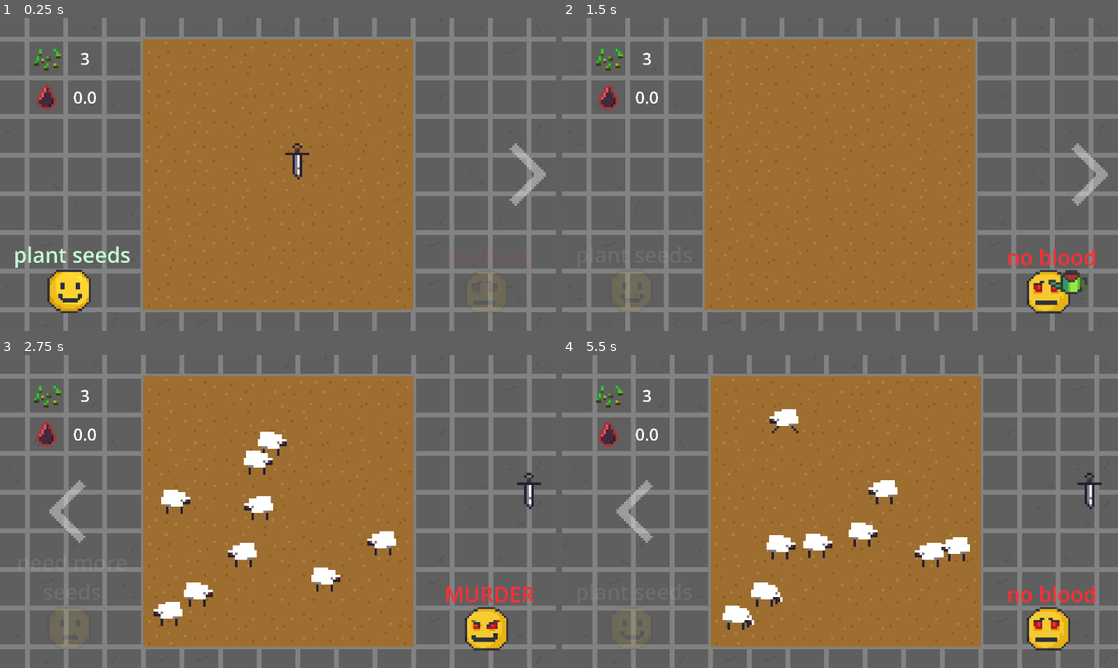
Above: before the commit, frames 1-4 (two rows, left to right).
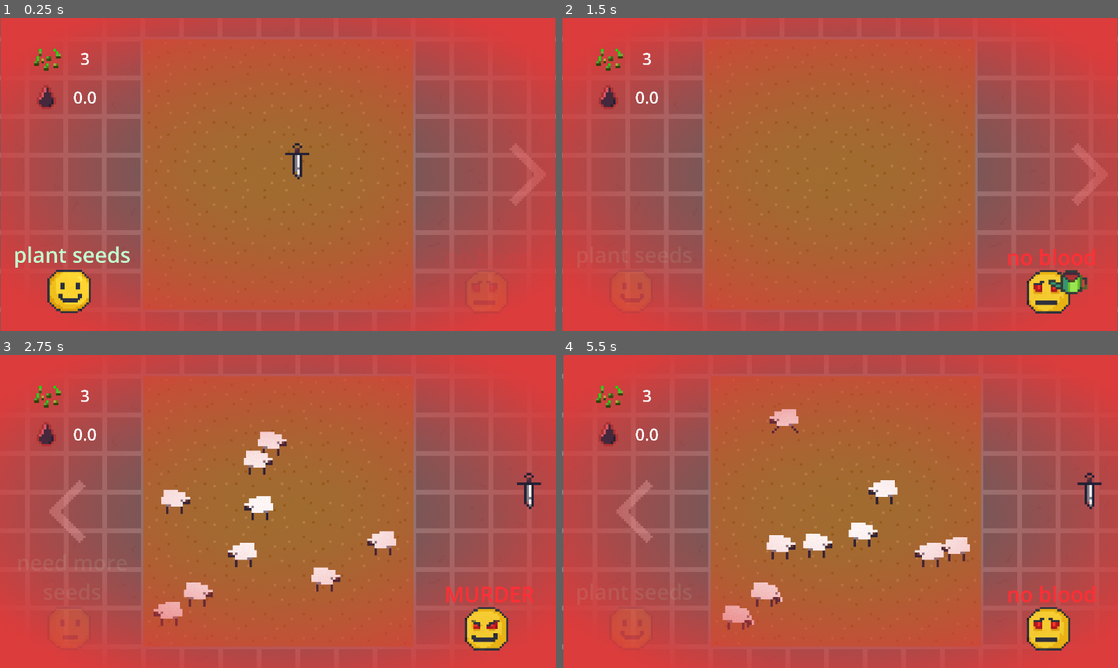
Above: after the commit, the same moments.

Repository: aeriab/giftjam_lebron
Game: Godot game, scene res://main/main.tscn
Two runs of this game, one before a commit and one after it. Both use one fixed random seed, a clock stepped at 60 frames per second and the inputs below.
Inputs (mouse positions are in pixels of both pictures, inside the frame that each line leads up to):
- Up to frame 1 (0.25 s): no input
- Up to frame 2 (1.5 s): click (628, 290) at 0.5 s; click (1051, 293) at 1.25 s
- Up to frame 3 (2.75 s): click (528, 511) at 2 s
- Up to frame 4 (5.5 s): click (628, 511) at 2.75 s; click (628, 627) at 3.5 s; click (1051, 630) at 4.25 s; click (1090, 511) at 5 s

The runs differ from the first frame. In frame 1, 69% of the frame differs, in the area x 0-100%, y 0-100%; in frame 2, 68%; in frame 3, 70%; in frame 4, 69%.

Commit message:
vignette (in progress)

Diff:
--- a/main/main.tscn
+++ b/main/main.tscn
@@ -1,14 +1,31 @@
-[gd_scene load_steps=21 format=3 uid="uid://cbd5qse08rnon"]
+[gd_scene load_steps=24 format=3 uid="uid://cbd5qse08rnon"]
 
 [ext_resource type="Script" uid="uid://csoxy0k242tvl" path="res://main/camera_2d.gd" id="1_3wy1v"]
 [ext_resource type="PackedScene" uid="uid://cdy6fef102nbh" path="res://plant_minigame.tscn" id="1_pjrb6"]
 [ext_resource type="PackedScene" uid="uid://dohj4615xds12" path="res://UI/ui.tscn" id="2_xwkvk"]
+[ext_resource type="Shader" uid="uid://dekbcjvnde3yh" path="res://main/vignette.gdshader" id="3_0i4oc"]
 [ext_resource type="Script" uid="uid://bbx7s75li7nm5" path="res://main/cursor_setter.gd" id="3_xwkvk"]
 [ext_resource type="Texture2D" uid="uid://bv3l5syoqshv6" path="res://assets/Arrow.png" id="4_c651c"]
 [ext_resource type="PackedScene" uid="uid://bcfydsopsdlh7" path="res://sheep_minigame.tscn" id="4_kfbq2"]
 [ext_resource type="Script" uid="uid://b3ubw8dks0sh6" path="res://main/bind_cursor.gd" id="6_4dugh"]
 [ext_resource type="Texture2D" uid="uid://hk8g8ej57eqj" path="res://assets/dagger.png" id="8_67ri8"]
 [ext_resource type="AudioStream" uid="uid://dscqfo37th3kh" path="res://Audio/sfx/swingSFX/sword-sound-260274.mp3" id="9_grrlh"]
+
+[sub_resource type="ShaderMaterial" id="ShaderMaterial_bsumw"]
+shader = ExtResource("3_0i4oc")
+shader_parameter/inner_radius = 0.03
+shader_parameter/outer_radius = 1.0
+shader_parameter/vignette_strength = 1.5
+shader_parameter/dither_strength = 0.1
+shader_parameter/vignette_color = Color(0.862745, 0.235294, 0.235294, 1)
+
+[sub_resource type="ShaderMaterial" id="ShaderMaterial_0i4oc"]
+shader = ExtResource("3_0i4oc")
+shader_parameter/inner_radius = 0.03
+shader_parameter/outer_radius = 1.0
+shader_parameter/vignette_strength = 1.5
+shader_parameter/dither_strength = 0.1
+shader_parameter/vignette_color = Color(0.862745, 0.235294, 0.235294, 1)
 
 [sub_resource type="Animation" id="Animation_grrlh"]
 length = 0.001
@@ -207,6 +224,40 @@
 
 [node name="UI" parent="Camera2D" instance=ExtResource("2_xwkvk")]
 
+[node name="VignetteGarden" type="ColorRect" parent="Camera2D"]
+top_level = true
+material = SubResource("ShaderMaterial_bsumw")
+anchors_preset = 8
+anchor_left = 0.5
+anchor_top = 0.5
+anchor_right = 0.5
+anchor_bottom = 0.5
+offset_left = -691.0
+offset_top = -389.0
+offset_right = -461.0
+offset_bottom = -259.0
+grow_horizontal = 2
+grow_vertical = 2
+mouse_filter = 2
+color = Color(1, 0.27451, 0.27451, 1)
+
+[node name="VignetteShap" type="ColorRect" parent="Camera2D"]
+top_level = true
+material = SubResource("ShaderMaterial_0i4oc")
+anchors_preset = 8
+anchor_left = 0.5
+anchor_top = 0.5
+anchor_right = 0.5
+anchor_bottom = 0.5
+offset_left = -421.0
+offset_top = -389.0
+offset_right = -186.0
+offset_bottom = -259.0
+grow_horizontal = 2
+grow_vertical = 2
+mouse_filter = 2
+color = Color(1, 0.27451, 0.27451, 1)
+
 [node name="PlantMinigame" parent="." instance=ExtResource("1_pjrb6")]
 
 [node name="SheepMinigame" parent="." instance=ExtResource("4_kfbq2")]
--- /dev/null
+++ b/main/vignette.gdshader
@@ -0,0 +1,17 @@
+shader_type canvas_item;
+
+uniform float inner_radius = 0.1;
+uniform float outer_radius = 1;
+uniform float vignette_strength = 1.0;
+uniform float dither_strength = 0.03;
+uniform vec4 vignette_color: source_color;
+
+
+void fragment() {
+	float dist = distance(UV, vec2(0.5));
+
+	float vignette = smoothstep(inner_radius, outer_radius, dist) * vignette_strength;
+	float dither = fract(sin(dot(UV, vec2(12.9898, 78.233))) * 43758.5453123) * dither_strength;
+
+	COLOR = vec4(vignette_color.rgb, vignette + dither);
+}
Not shown, added: main/vignette.gdshader.uid
